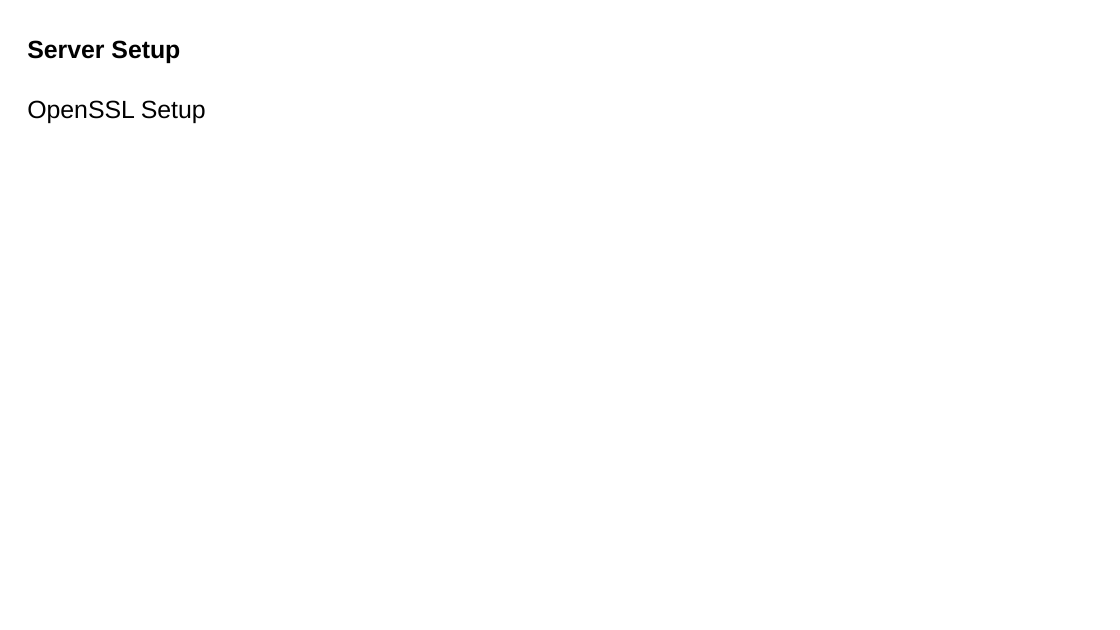
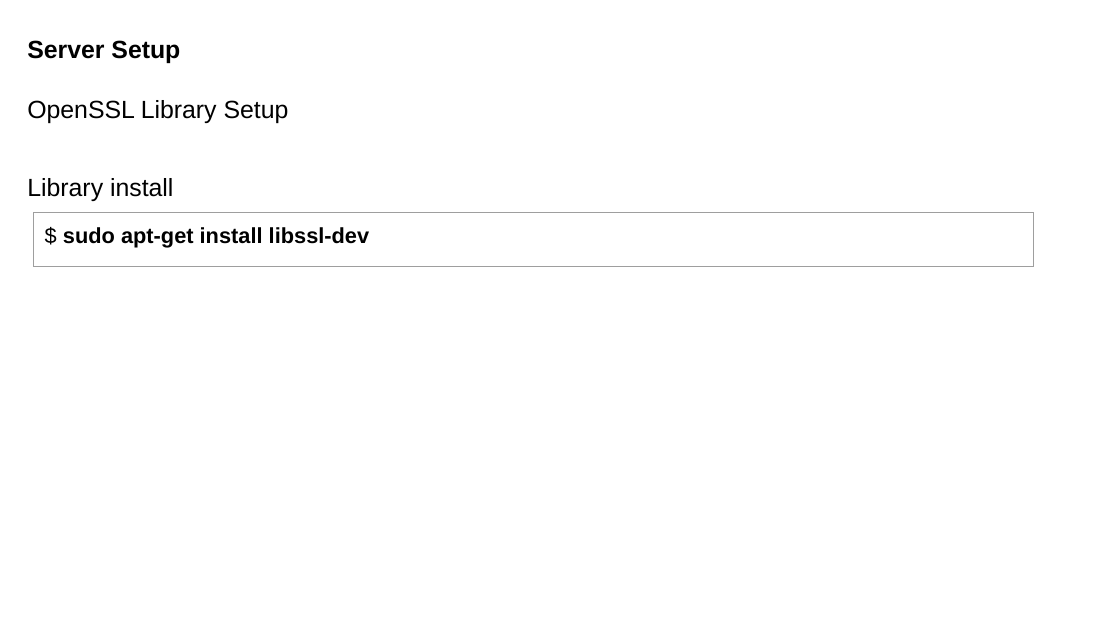
Before and after one commit to SWSS2021Team3/ProjectDocuments, a slide deck: slide 11 of AACS_Setup_Manual.pptx (slide 10 before the commit). Drawn at 1120x630 pixels with LibreOffice and Linux fonts; fonts in the diff are those of the drawing. Boxes give left, top, right and bottom in pixels: in the first picture for what was removed or moved away, otherwise in the second. Text is boxed around its words. In the diff, an @@ line names an element or a change of style, - is before the commit and + after.

```diff
--- a/AACS_Setup_Manual.pptx
+++ b/AACS_Setup_Manual.pptx
@@ text at [27,100,289,123]: text changed @@
-OpenSSL Setup
+OpenSSL Library Setup
@@ text added at [27,178,173,201], 16 pt, text #000000 @@
+Library install
@@ table added at [34,213,1033,580], 1 rows, 1 columns @@
+$ sudo apt-get install libssl-dev
```
Also in this commit, not shown: 4 slides added, 2 slides removed, 12 other files.
